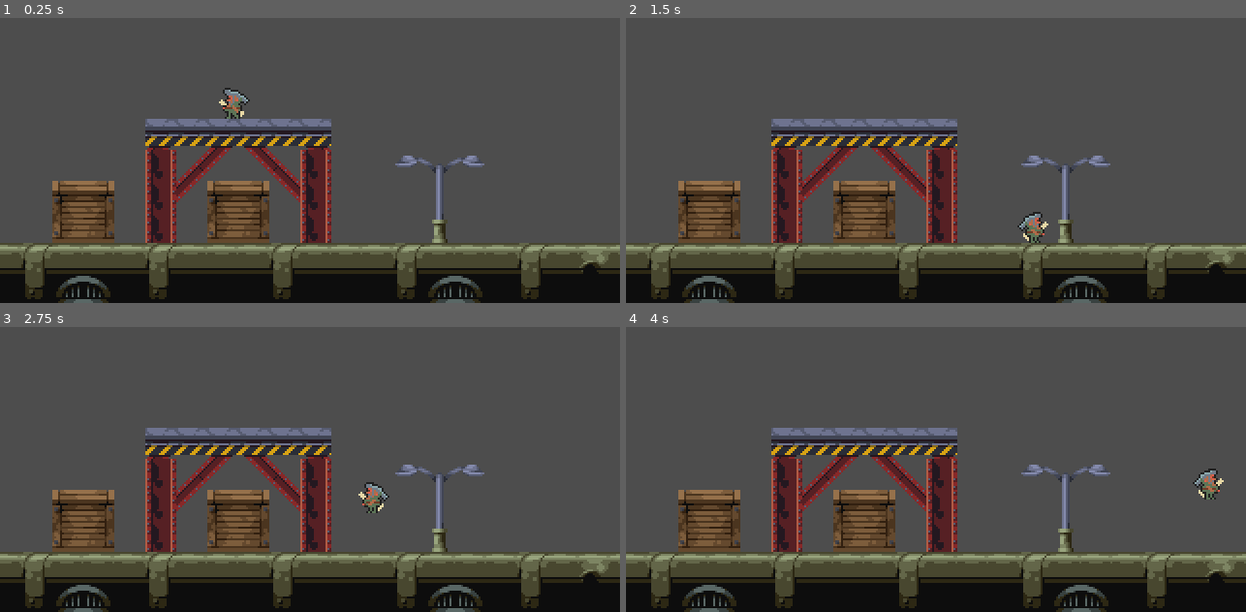
Above: before the commit, frames 1-4 (two rows, left to right).
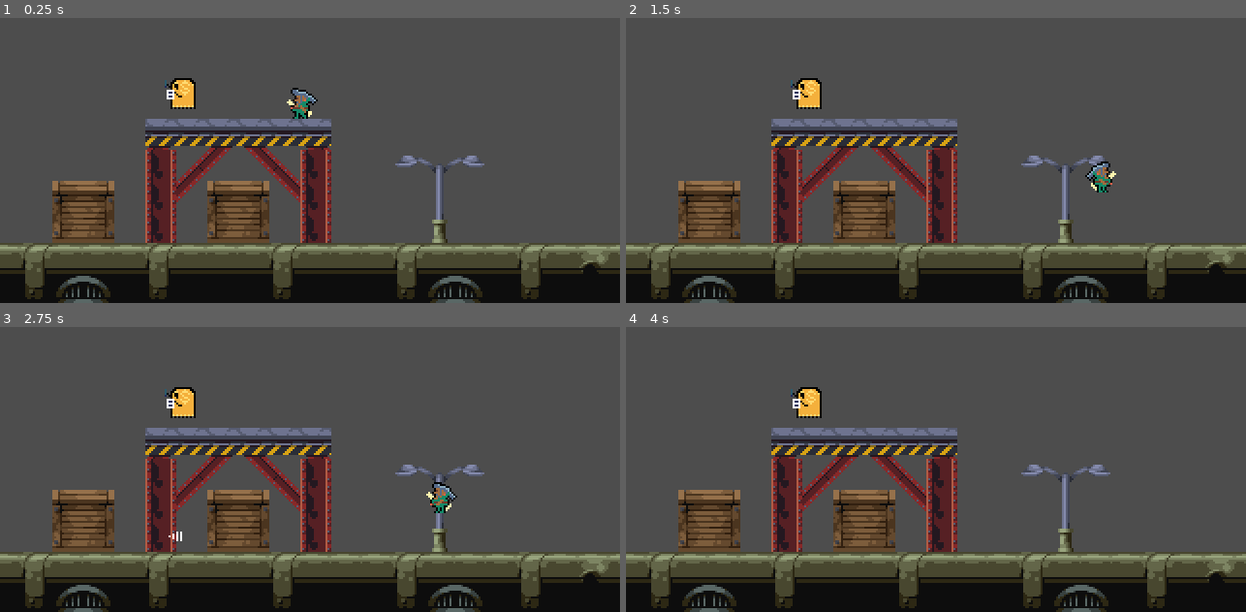
Above: after the commit, the same moments.

Repository: GabrielPlaza95/Trabalho-Jogos
Game: Godot game, scene res://levels/level.tscn
Two runs of this game, one before a commit and one after it. Both use one fixed random seed, a clock stepped at 60 frames per second and the inputs below.
Inputs:
- Up to frame 1 (0.25 s): no input
- Up to frame 2 (1.5 s): tap Enter at 0.5 s; hold Right (right) from 0.53 s (still down); tap Z (shoot, bound only after the commit) at 0.6 s; tap Up (up) at 0.77, 0.8, 1.07, 1.35 s
- Up to frame 3 (2.75 s): tap Up (up) at 1.52, 1.82, 2.3 s; tap Z (shoot, bound only after the commit) at 1.55, 2.1 s; release Right (right) at 2.03 s; hold Left (left) from 2.03 s (still down)
- Up to frame 4 (4 s): release Left (left) at 2.78 s; hold Right (right) from 2.78 s (still down); tap Z (shoot, bound only after the commit) at 2.85 s; tap Up (up) at 3.02, 3.32, 3.6, 3.77 s

The runs differ from the first frame. In frame 1, 1.1% of the frame differs, in the area x 26-52%, y 21-36%; in frame 2, 1.1%; in frame 3, 1.1%, in the area x 26-74%, y 21-76%; in frame 4, 0.8%.

Commit message:
Adiciona disparo de projétil ao personagem e inimigo eliminável. Inclui ajuste no sprite do protagonista

Diff:
--- /dev/null
+++ b/characters/Damageable.gd
@@ -0,0 +1,11 @@
+extends Node
+
+class_name Damageable
+
+@export var health_points : int = 1
+
+func damage(damage_points: int):
+	health_points -= damage_points
+
+	if health_points <= 0:
+		get_parent().queue_free()
--- /dev/null
+++ b/characters/bullet.gd
@@ -0,0 +1,14 @@
+extends Area2D
+
+@export var damage_points : int = 1
+@export var speed : float = 300
+
+var direction = Vector2(-1, 0)
+
+func _physics_process(delta):
+	position += speed * direction * delta
+
+func _on_body_entered(body):
+	for child in body.get_children():
+		if child is Damageable:
+			child.damage(damage_points)
--- /dev/null
+++ b/characters/bullet.tscn
@@ -0,0 +1,48 @@
+[gd_scene load_steps=8 format=3 uid="uid://blnehm4qajtlj"]
+
+[ext_resource type="Texture2D" uid="uid://c01cnjbvh5sef" path="res://characters/Projectile.png" id="1_f4x4s"]
+[ext_resource type="Script" path="res://characters/bullet.gd" id="1_l03h5"]
+
+[sub_resource type="AtlasTexture" id="AtlasTexture_keci3"]
+atlas = ExtResource("1_f4x4s")
+region = Rect2(0, 0, 7, 5)
+
+[sub_resource type="AtlasTexture" id="AtlasTexture_nqivk"]
+atlas = ExtResource("1_f4x4s")
+region = Rect2(0, 5, 7, 5)
+
+[sub_resource type="AtlasTexture" id="AtlasTexture_rw6dq"]
+atlas = ExtResource("1_f4x4s")
+region = Rect2(0, 10, 7, 5)
+
+[sub_resource type="SpriteFrames" id="SpriteFrames_2b5jp"]
+animations = [{
+"frames": [{
+"duration": 1.0,
+"texture": SubResource("AtlasTexture_keci3")
+}, {
+"duration": 1.0,
+"texture": SubResource("AtlasTexture_nqivk")
+}, {
+"duration": 1.0,
+"texture": SubResource("AtlasTexture_rw6dq")
+}],
+"loop": true,
+"name": &"default",
+"speed": 8.0
+}]
+
+[sub_resource type="RectangleShape2D" id="RectangleShape2D_rjr32"]
+size = Vector2(6, 4)
+
+[node name="Bullet" type="Area2D"]
+script = ExtResource("1_l03h5")
+
+[node name="AnimatedSprite2D" type="AnimatedSprite2D" parent="."]
+sprite_frames = SubResource("SpriteFrames_2b5jp")
+frame_progress = 0.626545
+
+[node name="CollisionShape2D" type="CollisionShape2D" parent="."]
+shape = SubResource("RectangleShape2D_rjr32")
+
+[connection signal="body_entered" from="." to="." method="_on_body_entered"]
--- /dev/null
+++ b/characters/ghost.tscn
@@ -0,0 +1,63 @@
+[gd_scene load_steps=7 format=3 uid="uid://d3djmk2ygm2k"]
+
+[ext_resource type="Texture2D" uid="uid://dhsdrmxjs7bp8" path="res://characters/Enemy.png" id="1_kya57"]
+[ext_resource type="Script" path="res://characters/Damageable.gd" id="2_86pyr"]
+
+[sub_resource type="RectangleShape2D" id="RectangleShape2D_bb8v2"]
+size = Vector2(16, 16)
+
+[sub_resource type="Animation" id="Animation_oejgf"]
+resource_name = "walk"
+length = 0.4
+loop_mode = 1
+tracks/0/type = "value"
+tracks/0/imported = false
+tracks/0/enabled = true
+tracks/0/path = NodePath("Sprite2D:frame")
+tracks/0/interp = 1
+tracks/0/loop_wrap = true
+tracks/0/keys = {
+"times": PackedFloat32Array(0, 0.2),
+"transitions": PackedFloat32Array(1, 1),
+"update": 1,
+"values": [0, 1]
+}
+
+[sub_resource type="Animation" id="Animation_tx0kl"]
+length = 0.001
+tracks/0/type = "value"
+tracks/0/imported = false
+tracks/0/enabled = true
+tracks/0/path = NodePath("Sprite2D:frame")
+tracks/0/interp = 1
+tracks/0/loop_wrap = true
+tracks/0/keys = {
+"times": PackedFloat32Array(0),
+"transitions": PackedFloat32Array(1),
+"update": 1,
+"values": [0]
+}
+
+[sub_resource type="AnimationLibrary" id="AnimationLibrary_ebgs1"]
+_data = {
+"RESET": SubResource("Animation_tx0kl"),
+"walk": SubResource("Animation_oejgf")
+}
+
+[node name="Ghost" type="CharacterBody2D"]
+
+[node name="Sprite2D" type="Sprite2D" parent="."]
+texture = ExtResource("1_kya57")
+vframes = 2
+
+[node name="CollisionShape2D" type="CollisionShape2D" parent="."]
+visible = false
+shape = SubResource("RectangleShape2D_bb8v2")
+
+[node name="AnimationPlayer" type="AnimationPlayer" parent="."]
+libraries = {
+"": SubResource("AnimationLibrary_ebgs1")
+}
+
+[node name="Damageable" type="Node" parent="."]
+script = ExtResource("2_86pyr")
--- a/characters/protagonist.gd
+++ b/characters/protagonist.gd
@@ -5,20 +5,27 @@
 
 # Get the gravity from the project settings to be synced with RigidBody nodes.
 var gravity : float = ProjectSettings.get_setting("physics/2d/default_gravity")
-var direction : Vector2 = Vector2.ZERO
+var input_direction : Vector2 = Vector2.ZERO
+var direction : Vector2 = Vector2(-1, 0)
 
 @onready var _animation_player = $AnimationPlayer
 @onready var _sprite = $Sprite2D
 
+signal shoot(bullet, direction, position)
+
+var Bullet = preload("res://characters/bullet.tscn")
+
 func _process(_delta):
-	if direction.x != 0:
+	if input_direction.x != 0:
 		_animation_player.play("walk")
 	else:
 		_animation_player.stop()
 
-	if direction.x > 0:
+	if input_direction.x > 0:
+		direction.x = 1
 		_sprite.flip_h = true
-	elif direction.x < 0:
+	elif input_direction.x < 0:
+		direction.x = -1
 		_sprite.flip_h = false
 
 func _physics_process(delta):
@@ -26,15 +33,19 @@
 	if not is_on_floor():
 		velocity.y += gravity * delta
 
+	# Handle Shooting
+	if Input.is_action_just_pressed("shoot"):
+		shoot.emit(Bullet, direction, position + direction * 14)
+
 	# Handle Jump.
 	if Input.is_action_just_pressed("up") and is_on_floor():
 		velocity.y = jump_velocity
 
-	# Get the input direction and handle the movement/deceleration.
+	# Get the input input_direction and handle the movement/deceleration.
 	# As good practice, you should replace UI actions with custom gameplay actions.
-	direction = Input.get_vector("left", "right", "up", "down")
-	if direction.x != 0:
-		velocity.x = direction.x * speed
+	input_direction = Input.get_vector("left", "right", "up", "down")
+	if input_direction.x != 0:
+		velocity.x = input_direction.x * speed
 	else:
 		velocity.x = move_toward(velocity.x, 0, speed)
 
--- a/characters/protagonist.tscn
+++ b/characters/protagonist.tscn
@@ -45,7 +45,6 @@
 }
 
 [node name="Protagonist" type="CharacterBody2D"]
-position = Vector2(500, 249)
 scale = Vector2(8, 8)
 script = ExtResource("1_15al6")
 
--- /dev/null
+++ b/levels/level.gd
@@ -0,0 +1,7 @@
+extends Node2D
+
+func _on_protagonist_shoot(bullet, bullet_direction, bullet_position):
+	var spawned_bullet = bullet.instantiate()
+	add_child(spawned_bullet)
+	spawned_bullet.position = bullet_position
+	spawned_bullet.direction = bullet_direction
--- a/levels/level.tscn
+++ b/levels/level.tscn
@@ -1,5 +1,6 @@
-[gd_scene load_steps=15 format=3 uid="uid://bo4y7uuede8hi"]
+[gd_scene load_steps=17 format=3 uid="uid://bo4y7uuede8hi"]
 
+[ext_resource type="Script" path="res://levels/level.gd" id="1_5dhlo"]
 [ext_resource type="Texture2D" uid="uid://baritl2lgy3s1" path="res://levels/castle_tiles.png" id="1_qab8t"]
 [ext_resource type="Texture2D" uid="uid://danmdrnnhiui1" path="res://levels/subway_tiles.png" id="2_2akj1"]
 [ext_resource type="PackedScene" uid="uid://degaxhlnj6spb" path="res://characters/protagonist.tscn" id="2_3j8l7"]
@@ -7,6 +8,7 @@
 [ext_resource type="Texture2D" uid="uid://br5py0jtrl5gh" path="res://levels/city_tiles.png" id="4_lew1d"]
 [ext_resource type="Texture2D" uid="uid://bgg2vkon60u5i" path="res://levels/neon_city_tiles.png" id="5_fes42"]
 [ext_resource type="Texture2D" uid="uid://cnf61w87kspm1" path="res://levels/metal_tileset.png" id="6_bfkl2"]
+[ext_resource type="PackedScene" uid="uid://d3djmk2ygm2k" path="res://characters/ghost.tscn" id="8_61pts"]
 
 [sub_resource type="TileSetAtlasSource" id="TileSetAtlasSource_fsrpb"]
 texture = ExtResource("1_qab8t")
@@ -4660,6 +4662,7 @@
 sources/5 = SubResource("TileSetAtlasSource_v41fu")
 
 [node name="Level" type="Node2D"]
+script = ExtResource("1_5dhlo")
 
 [node name="TileMap" type="TileMap" parent="."]
 position = Vector2(-1, 0)
@@ -4669,7 +4672,7 @@
 layer_0/tile_data = PackedInt32Array(393222, 131074, 0, 393223, 393218, 0, 393224, 131074, 0, 393225, 458754, 0, 393226 …(4221 unchanged characters)…
 
 [node name="Protagonist" parent="." instance=ExtResource("2_3j8l7")]
-position = Vector2(125, 17)
+position = Vector2(160, 20)
 scale = Vector2(1, 1)
 
 [node name="Camera2D" type="Camera2D" parent="."]
@@ -4679,3 +4682,8 @@
 position_smoothing_speed = 20.0
 drag_horizontal_enabled = true
 drag_vertical_enabled = true
+
+[node name="Ghost" parent="." instance=ExtResource("8_61pts")]
+position = Vector2(97, 19)
+
+[connection signal="shoot" from="Protagonist" to="." method="_on_protagonist_shoot"]
--- a/project.godot
+++ b/project.godot
@@ -53,7 +53,7 @@
 "events": [Object(InputEventKey,"resource_local_to_scene":false,"resource_name":"","device":-1,"window_id":0,"alt_press …(182 unchanged characters)…
 ]
 }
-attack={
+shoot={
 "deadzone": 0.5,
 "events": [Object(InputEventKey,"resource_local_to_scene":false,"resource_name":"","device":-1,"window_id":0,"alt_pressed":false,"shift_pressed":false,"ctrl_pressed":false,"meta_pressed":false,"pressed":false,"keycode":0,"physical_keycode":90,"key_label":0,"unicode":122,"echo":false,"script":null)
 ]
Binary file added: characters/Projectile.png
Not shown, added: characters/Projectile.png.import
Binary file changed: characters/Protagonist.png
